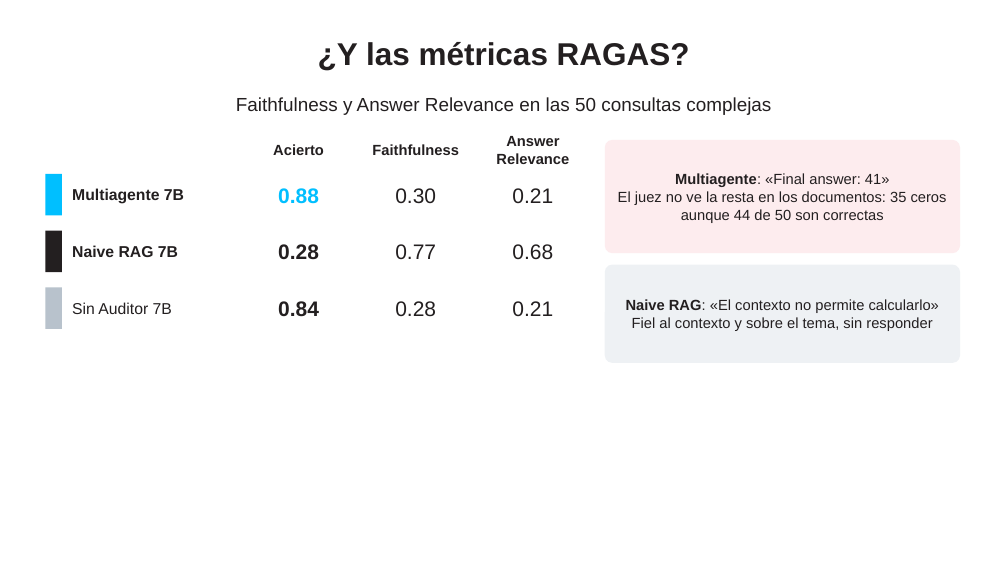
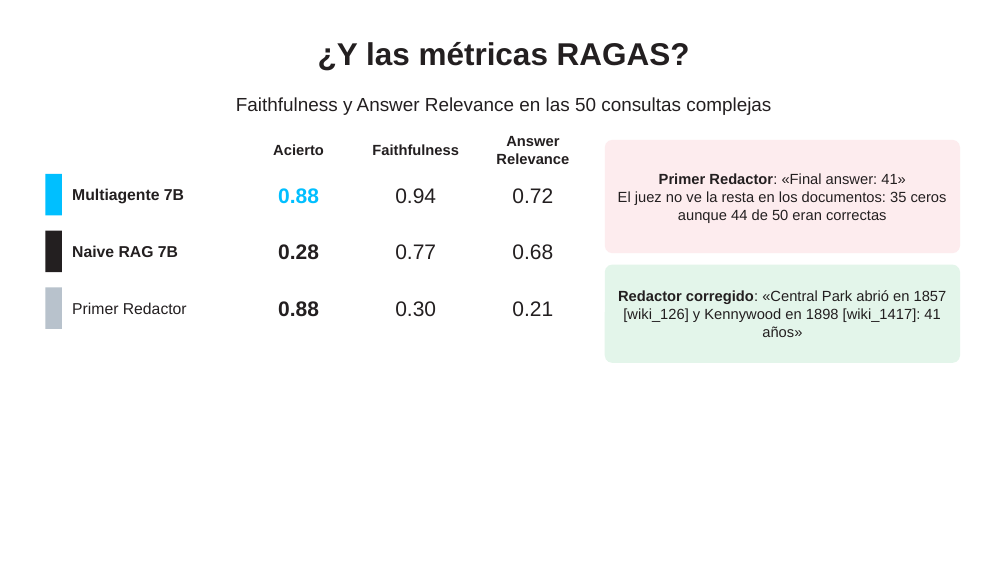
Before and after one commit to ricardoamiel/auditor-react, a slide deck: slide 61 of presentacion/Presentacion_Auditor_ReAct.pptx. Drawn at 1008x567 pixels with LibreOffice and Linux fonts; fonts in the diff are those of the drawing; background and template pictures are left out. Boxes give left, top, right and bottom in pixels: in the first picture for what was removed or moved away, otherwise in the second. Text is boxed around its words. In the diff, an @@ line names an element or a change of style, - is before the commit and + after.

Commit message:
Redactor que cita la evidencia: mejores métricas RAGAS en las consultas complejas

```diff
--- a/presentacion/Presentacion_Auditor_ReAct.pptx
+++ b/presentacion/Presentacion_Auditor_ReAct.pptx
@@ text in rounded rectangle at [618,173,947,223]: text changed @@
-Multiagente: «Final answer: 41»
-El juez no ve la resta en los documentos: 35 ceros aunque 44 de 50 son correctas
+Primer Redactor: «Final answer: 41»
+El juez no ve la resta en los documentos: 35 ceros aunque 44 de 50 eran correctas
@@ text at [395,188,436,203]: text changed @@
-0.30
+0.94
@@ text at [512,188,553,203]: text changed @@
-0.21
+0.72
@@ rounded rectangle "Redactor corregido: «Central Park abrió ..." at [605,265,960,363]: fill #EEF1F4 to #E3F5EA @@
@@ text in rounded rectangle at [618,290,947,337]: text changed @@
-Naive RAG: «El contexto no permite calcularlo»
-Fiel al contexto y sobre el tema, sin responder
+Redactor corregido: «Central Park abrió en 1857 [wiki_126] y Kennywood en 1898 [wiki_1417]: 41 años»
@@ text at [72,302,187,314]: text changed @@
-Sin Auditor 7B
+Primer Redactor
@@ text at [278,301,319,317]: text changed @@
-0.84
+0.88
@@ text at [395,301,436,316]: text changed @@
-0.28
+0.30
```
Also in this commit, not shown: 15 other slides changed, 35 other files.
